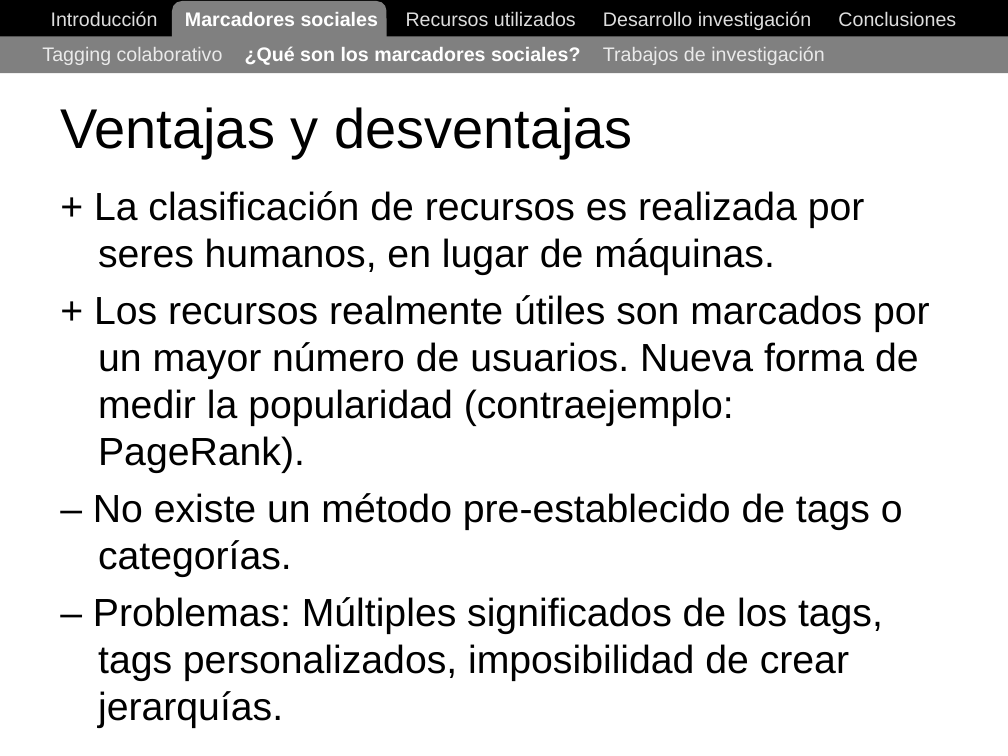
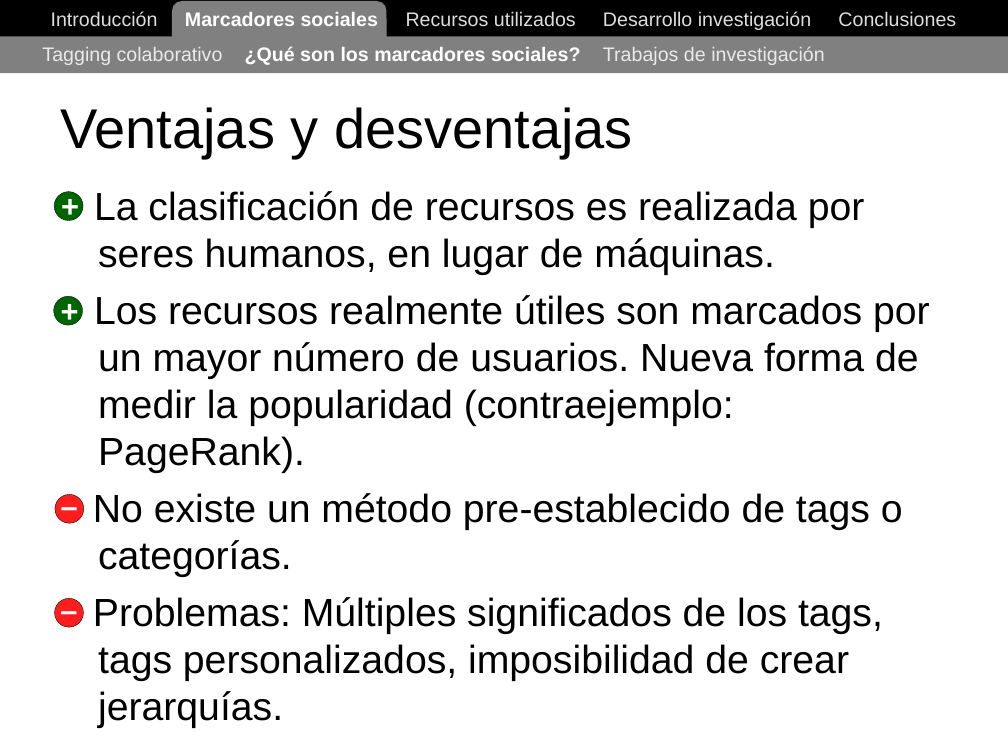
Before and after one commit to ak907kenai/nicotournetesis, a slide deck: slide 16 of docs_trunk/Nicolás Tourné - Presentación Tesis (v1).ppt. Drawn at 1008x756 pixels with LibreOffice and Linux fonts; fonts in the diff are those of the drawing. Boxes give left, top, right and bottom in pixels: in the first picture for what was removed or moved away, otherwise in the second. Text is boxed around its words. In the diff, an @@ line names an element or a change of style, - is before the commit and + after.

```diff
--- a/docs_trunk/Nicolás Tourné - Presentación Tesis (v1).ppt
+++ b/docs_trunk/Nicolás Tourné - Presentación Tesis (v1).ppt
@@ text added at (46,181,94,229), 22 pt, text #FFFFFF, bold @@
++
@@ ellipse added at (54,192,84,221), fill #006600, outline #000000 0.26 pt @@
@@ text added at (45,286,93,334), 22 pt, text #FFFFFF, bold @@
++
@@ ellipse added at (53,296,83,326), fill #006600, outline #000000 0.26 pt @@
@@ text added at (43,482,96,529), 22 pt, text #FFFFFF, bold @@
+–
@@ ellipse added at (54,494,84,523), fill #FF1D1D, outline #000000 0.26 pt @@
@@ text added at (42,586,95,633), 22 pt, text #FFFFFF, bold @@
+–
@@ ellipse added at (54,599,84,628), fill #FF1D1D, outline #000000 0.26 pt @@
```
Also in this commit, not shown: 3 other slides changed, 1 slide added, 1 other file.
